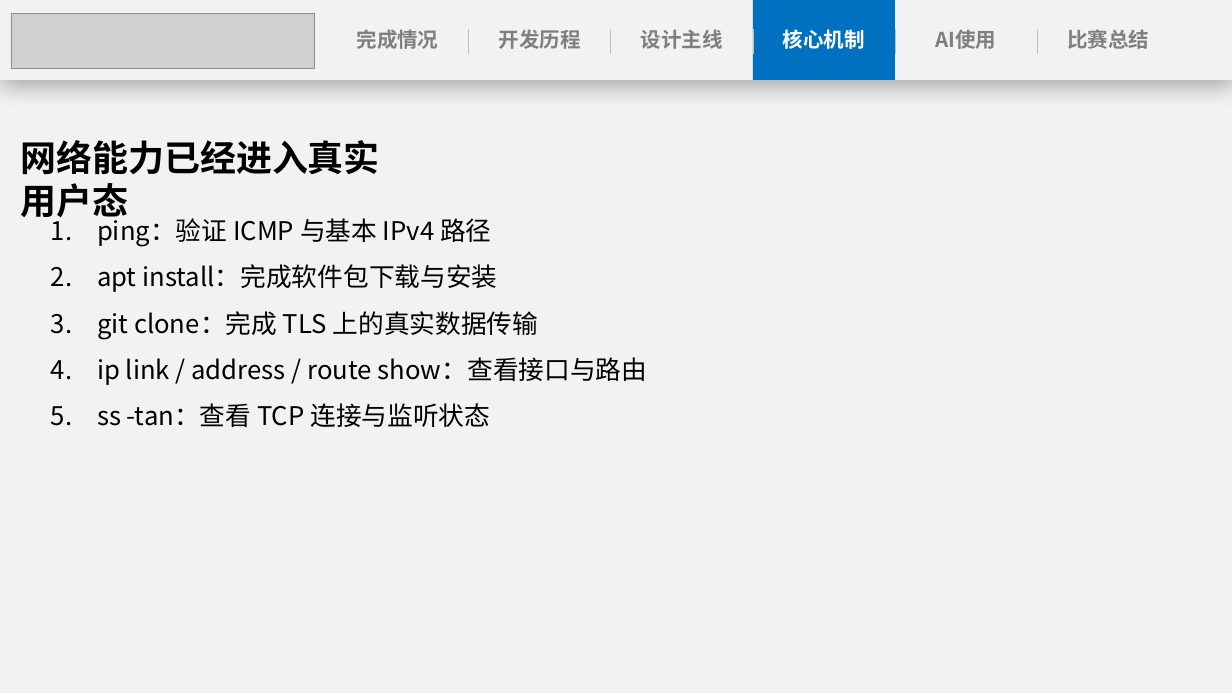
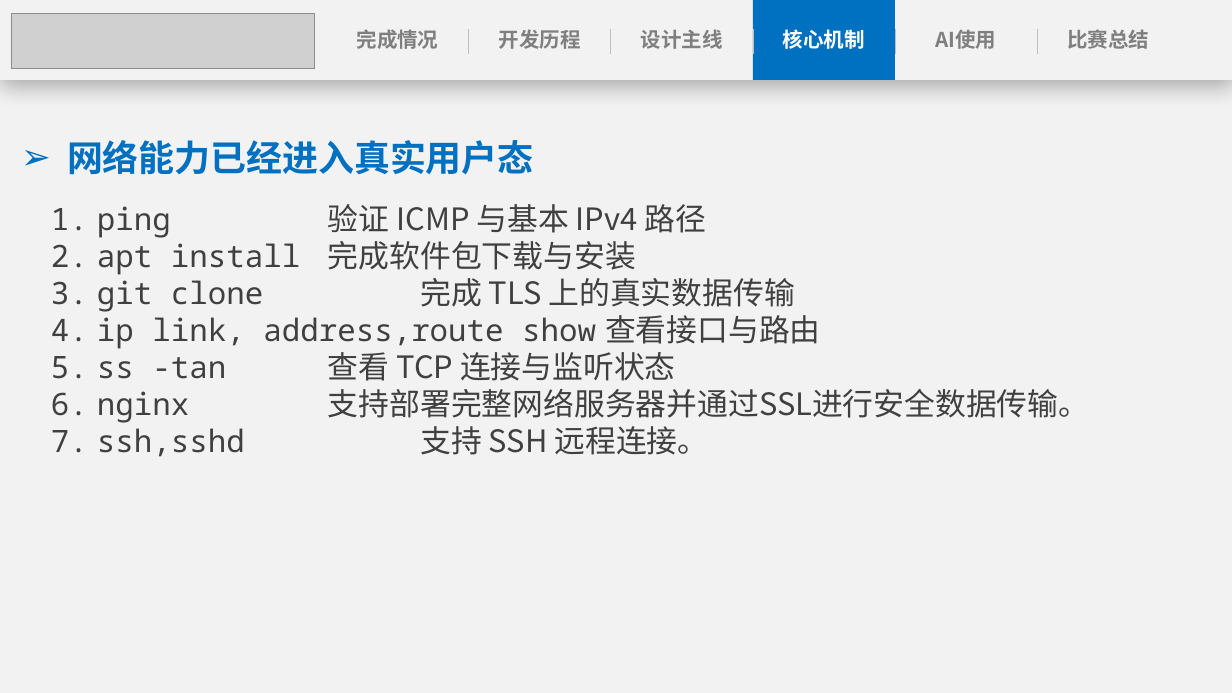
Before and after one commit to anemone-os/anemone, a slide deck: slide 22 of report/ppt/Anemone决赛演示文稿.pptx (slide 21 before the commit). Drawn at 1232x693 pixels with LibreOffice and Linux fonts; fonts in the diff are those of the drawing; grey boxes stand for pictures. Boxes give left, top, right and bottom in pixels: in the first picture for what was removed or moved away, otherwise in the second. Text is boxed around its words. In the diff, an @@ line names an element or a change of style, - is before the commit and + after.

```diff
--- a/report/ppt/Anemone决赛演示文稿.pptx
+++ b/report/ppt/Anemone决赛演示文稿.pptx
@@ text "网络能力已经进入真实用户态" at (67,140,534,175): text colour #000000 to #0070C0; bullet none to ➢ @@
@@ text at (97,204,1089,457): text changed; size 20 to 24 pt; text colour #000000 to #404040 @@
-1. ping：验证 ICMP 与基本 IPv4 路径
-2. apt install：完成软件包下载与安装
-3. git clone：完成 TLS 上的真实数据传输
-4. ip link / address / route show：查看接口与路由
-5. ss -tan：查看 TCP 连接与监听状态
+1. ping 验证 ICMP 与基本 IPv4 路径
+2. apt install 完成软件包下载与安装
+3. git clone 完成 TLS 上的真实数据传输
+4. ip link, address,route show 查看接口与路由
+5. ss -tan 查看 TCP 连接与监听状态
+6. nginx 支持部署完整网络服务器并通过SSL进行安全数据传输。
+7. ssh,sshd 支持 SSH 远程连接。
```
Also in this commit, not shown: 25 other slides changed.
